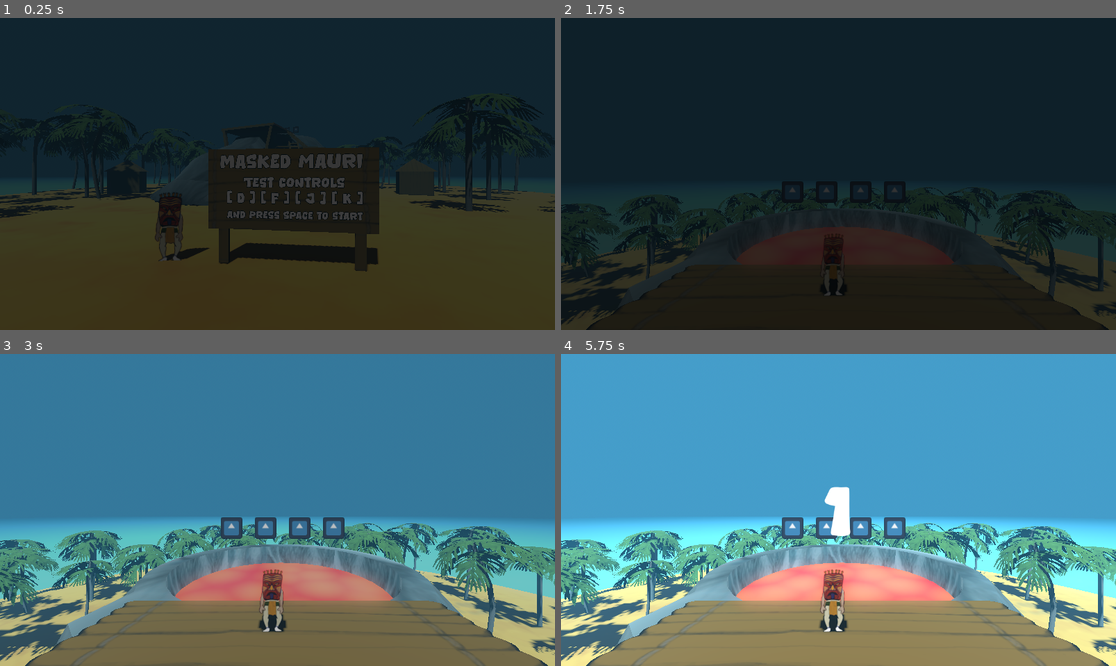
Above: before the commit, frames 1-4 (two rows, left to right).
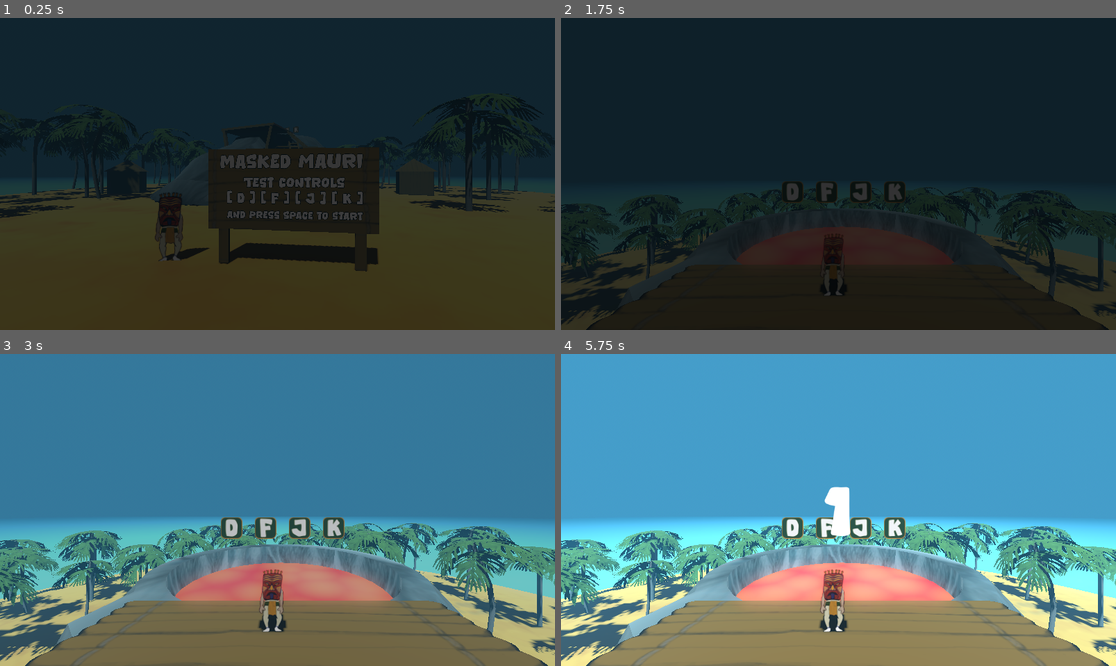
Above: after the commit, the same moments.

Repository: juhanakristian/ggj2026
Game: Godot game, scene res://scenes/main/main.tscn
The game is run twice, just before and just after one commit, with the same random seed, the same clock (stepped at 60 frames per second) and the same inputs. The engine's default icon, where the game draws it, is replaced by a stand-in: a white triangle on a blue panel in a dark square. Sound files missing from this copy of the repository are replaced by a short silence.
Inputs:
- Up to frame 1 (0.25 s): no input
- Up to frame 2 (1.75 s): tap Enter (ui_accept) at 0.5, 0.77, 1.52 s
- Up to frame 3 (3 s): no input
- Up to frame 4 (5.75 s): tap Enter (ui_accept) at 3.02, 3.77, 4.52 s

The runs differ from the first frame. In frame 1, less than 0.1% of the frame differs, in the area x 51-54%, y 35-37%; in frame 2, 0.4%; in frame 3, 0.8%; in frame 4, 1.0%, in the area x 39-63%, y 52-60%.

Commit message:
Added key assets + using them in game scene

Diff:
--- a/mauri/scenes/game/game.tscn
+++ b/mauri/scenes/game/game.tscn
@@ -8,8 +8,11 @@
 [ext_resource type="PackedScene" uid="uid://cab1knnj3r7e6" path="res://scenes/game/dancer/dancer.tscn" id="5_2a8rs"]
 [ext_resource type="Script" uid="uid://8dkhit6bgge3" path="res://scenes/game/level/level.gd" id="5_5i0tg"]
 [ext_resource type="Resource" uid="uid://dhfuoy6a8prn5" path="res://scenes/game/level/example_level.tres" id="6_bdhmt"]
+[ext_resource type="Texture2D" uid="uid://dht5orktcgxir" path="res://assets/misc/keys/Mauri_button_D.png" id="6_ftsea"]
 [ext_resource type="AudioStream" uid="uid://d0tbsafcmlhjm" path="res://assets/audio/audio.mp3" id="7_bdhmt"]
-[ext_resource type="Texture2D" uid="uid://c6aelmg1m1q4n" path="res://icon.svg" id="9_kp23o"]
+[ext_resource type="Texture2D" uid="uid://c2ck38ivq6nno" path="res://assets/misc/keys/Mauri_button_F.png" id="7_otnwt"]
+[ext_resource type="Texture2D" uid="uid://c4ds0wc603s0j" path="res://assets/misc/keys/Mauri_button_J.png" id="8_3xj4h"]
+[ext_resource type="Texture2D" uid="uid://dsadi3dmuqtcx" path="res://assets/misc/keys/Mauri_button_K.png" id="9_5v6r0"]
 [ext_resource type="PackedScene" uid="uid://cats1mblrfh8s" path="res://scenes/ui/countdown_ui/countdown_ui.tscn" id="10_4j704"]
 
 [sub_resource type="LabelSettings" id="LabelSettings_kp23o"]
@@ -38,22 +41,22 @@
 
 [node name="NOTE1" type="Sprite3D" parent="NoteContainer" unique_id=25726806]
 layers = 2
-texture = ExtResource("9_kp23o")
+texture = ExtResource("6_ftsea")
 
 [node name="NOTE2" type="Sprite3D" parent="NoteContainer" unique_id=325122266]
 transform = Transform3D(1, 0, 0, 0, 1, 0, 0, 0, 1, 2, 0, 0)
 layers = 2
-texture = ExtResource("9_kp23o")
+texture = ExtResource("7_otnwt")
 
 [node name="NOTE3" type="Sprite3D" parent="NoteContainer" unique_id=2003147793]
 transform = Transform3D(1, 0, 0, 0, 1, 0, 0, 0, 1, 4, 0, 0)
 layers = 2
-texture = ExtResource("9_kp23o")
+texture = ExtResource("8_3xj4h")
 
 [node name="NOTE4" type="Sprite3D" parent="NoteContainer" unique_id=343355158]
 transform = Transform3D(1, 0, 0, 0, 1, 0, 0, 0, 1, 6, 0, 0)
 layers = 2
-texture = ExtResource("9_kp23o")
+texture = ExtResource("9_5v6r0")
 
 [node name="Level" type="Node3D" parent="." unique_id=1739362813 node_paths=PackedStringArray("music_player")]
 transform = Transform3D(1, 0, 0, 0, 1, 0, 0, 0, 1, -3, 14.35601, 0)
Binary file added: mauri/assets/misc/keys/Mauri_button_D.png
Not shown, added: mauri/assets/misc/keys/Mauri_button_D.png.import
Binary file added: mauri/assets/misc/keys/Mauri_button_F.png
Not shown, added: mauri/assets/misc/keys/Mauri_button_F.png.import
Binary file added: mauri/assets/misc/keys/Mauri_button_J.png
Not shown, added: mauri/assets/misc/keys/Mauri_button_J.png.import
Binary file added: mauri/assets/misc/keys/Mauri_button_K.png
Not shown, added: mauri/assets/misc/keys/Mauri_button_K.png.import
